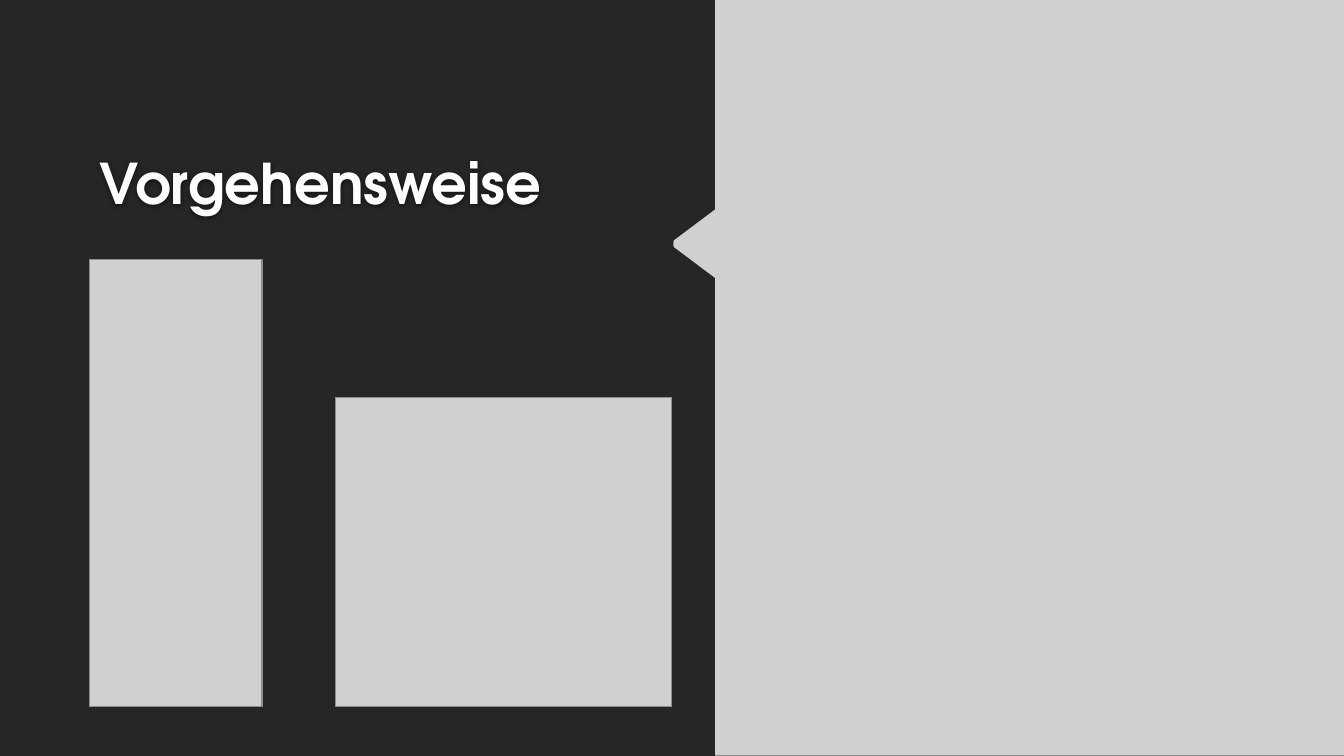
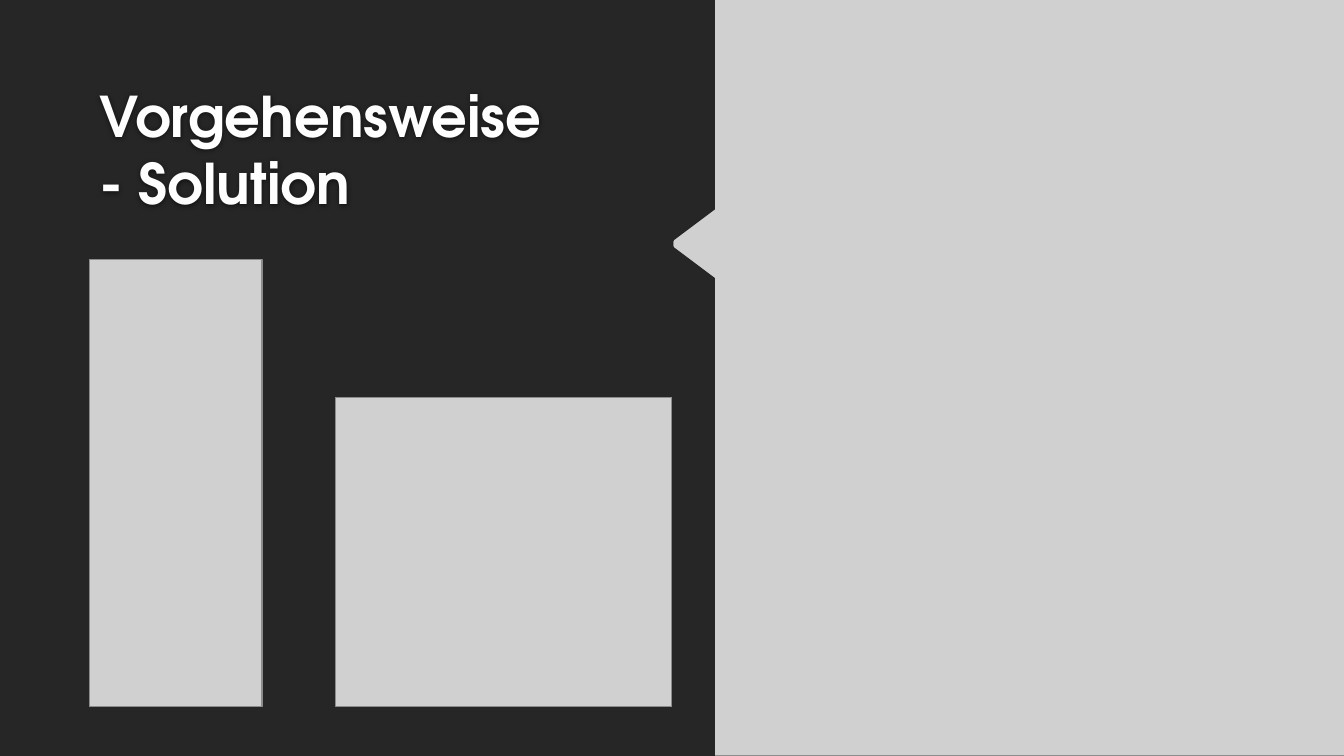
Before and after one commit to alphaname007/BigDataBandits, a slide deck: slide 7 of Presentation.pptx. Drawn at 1344x756 pixels with LibreOffice and Linux fonts; fonts in the diff are those of the drawing; grey boxes stand for pictures; background and template pictures are left out. Boxes give left, top, right and bottom in pixels: in the first picture for what was removed or moved away, otherwise in the second. Text is boxed around its words. In the diff, an @@ line names an element or a change of style, - is before the commit and + after.

```diff
--- a/Presentation.pptx
+++ b/Presentation.pptx
@@ title at (x1=99, y1=94, x2=541, y2=205): text changed @@
-Vorgehensweise
+Vorgehensweise
+- Solution
```
Also in this commit, not shown: 2 other slides changed.
